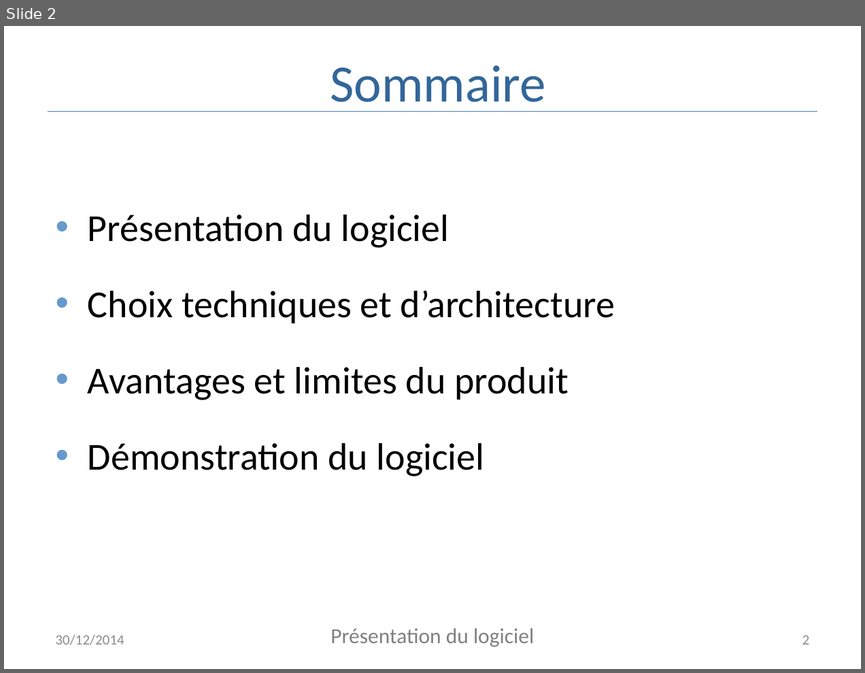
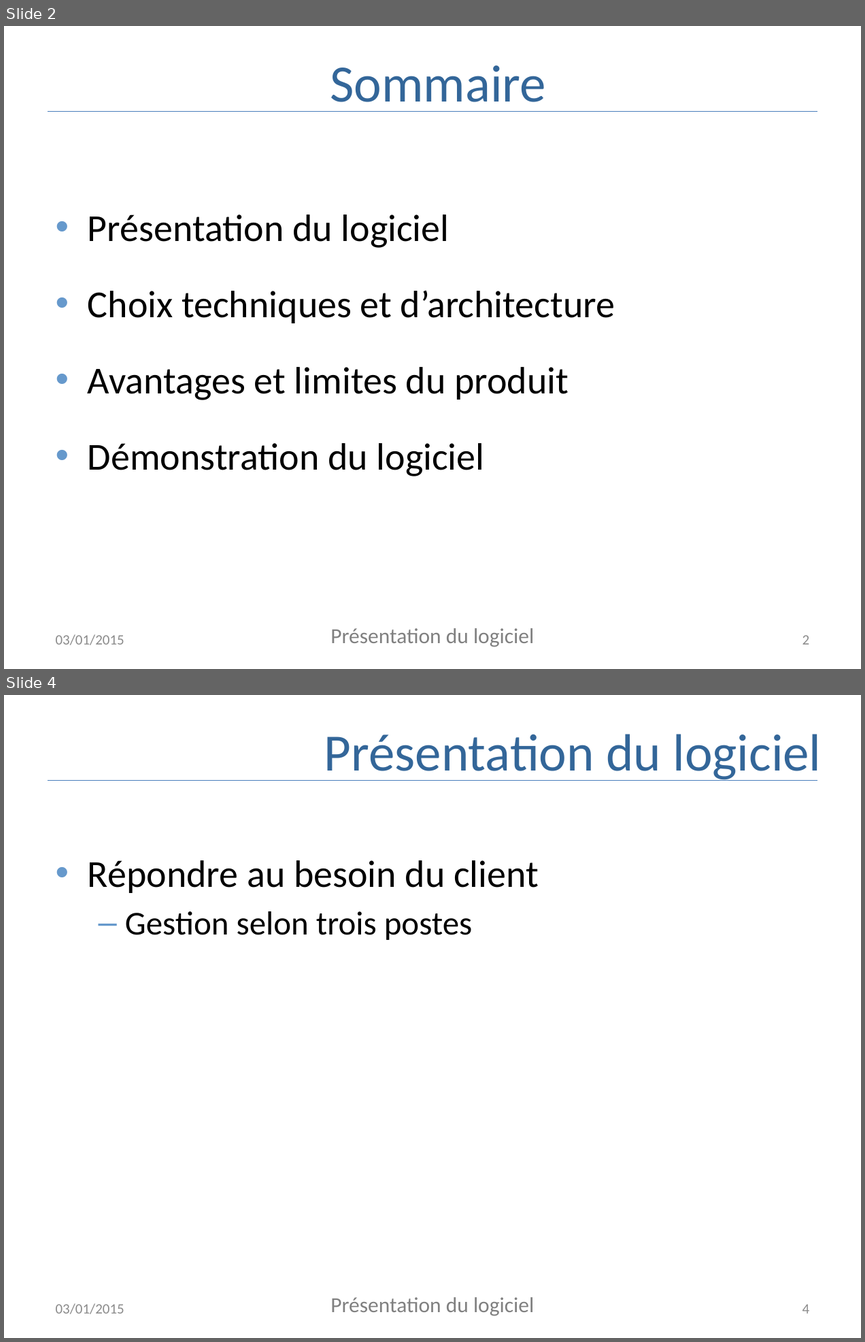
Before and after one commit to AppInfoCPE/genielog, a slide deck: Documentation/presentation.pptx. Shown one above the other, each under a label of ours: slide 2 before the commit, slides 2 and 4 after it; the slides between them are not shown. The pictures are 865x673 and 865x1342 pixels, drawn with LibreOffice and Linux fonts; fonts in the diff are those of the drawing. Boxes give left, top, right and bottom in pixels: in the first picture for what was removed or moved away, otherwise in the second. Text is boxed around its words. In the diff, an @@ line names an element or a change of style, - is before the commit and + after.

Commit message:
modif derniere minute sur la daocuisson desole, avec integration a mon logicielempcuisson

```diff
--- a/Documentation/presentation.pptx
+++ b/Documentation/presentation.pptx
@@ slide 4 added at (x1=4, y1=695, x2=861, y2=1338), background #FFFFFF @@
@@ title added at (x1=324, y1=734, x2=821, y2=781), 44 pt, text #336699 @@
+Présentation du logiciel
@@ line added from (48, 780) to (817, 780), #4B7EBC 0.75 pt @@
@@ text added at (x1=88, y1=860, x2=538, y2=940), 32 pt, text #000000 @@
+• Répondre au besoin du client
+  – Gestion selon trois postes
@@ text added at (x1=56, y1=1303, x2=124, y2=1314), 12 pt, text #8C8C8C @@
+03/01/2015
@@ text added at (x1=330, y1=1297, x2=534, y2=1316), 18 pt, text #808080 @@
+Présentation du logiciel
@@ page number added at (x1=802, y1=1304, x2=810, y2=1313), 12 pt, text #8C8C8C @@
+4
@@ slide 2 changed as well @@
@@ text at (x1=56, y1=634, x2=124, y2=645): text changed @@
-30/12/2014
+03/01/2015
```
Also in this commit, not shown: 15 other slides changed, 2 other slides added, 2 other files.
